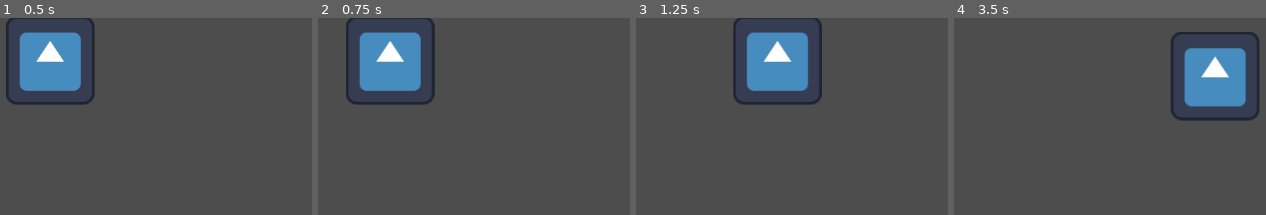
Above: before the commit, frames 1-4 (left to right).
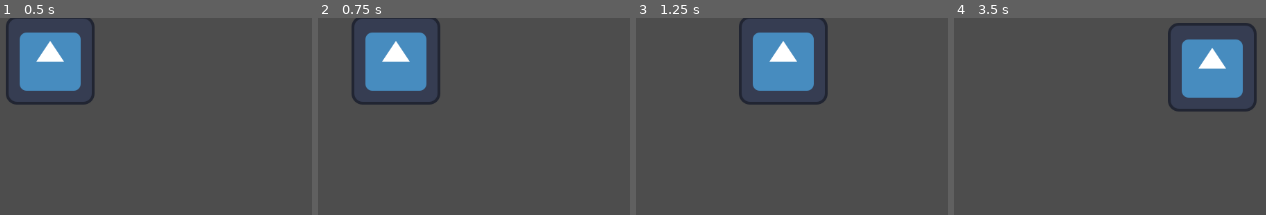
Above: after the commit, the same moments.

Repository: Sumidori-Creations/GameJamPlus_25-26
Game: Godot game, scene res://Escenas/movimiento.tscn
Same seed, same stepped clock (60 frames per second), same inputs: the game is played once before the commit and once after it. The project has no main scene, so this scene is started directly. The engine's default icon, where the game draws it, is replaced by a stand-in: a white triangle on a blue panel in a dark square.
Inputs:
- Up to frame 1 (0.5 s): no input
- Up to frame 2 (0.75 s): tap Enter at 0.5 s; hold D (movimiento derecho) from 0.53 s (still down)
- Up to frame 3 (1.25 s): keep holding D (movimiento derecho)
- Up to frame 4 (3.5 s): release D (movimiento derecho) at 1.28 s; hold S (movimiento abajo) 1.28-2.03 s; hold D (movimiento derecho) 2.03-2.78 s; hold W (movimiento arriba) from 2.78 s (still down)

Frame 1 is identical in both runs. In frame 2, 3.4% of the frame differs, in the area x 8-40%, y 0-45%; in frame 3, 3.2%; in frame 4, 5.7%, in the area x 68-98%, y 2-53%.

Commit message:
Update movimiento.gd
movimiento diagonal eliminado

Diff:
--- a/Scripts/movimiento.gd
+++ b/Scripts/movimiento.gd
@@ -1,11 +1,8 @@
-
 extends CharacterBody2D
 
 # Variables de configuración del movimiento
 @export var velocidad_movimiento : float = 200.0
 @export var velocidad_correr : float = 350.0
-@export var aceleracion : float = 10.0
-@export var friccion : float = 10.0
 
 # Variables para animaciones (opcional)
 @onready var animation_player = $AnimationPlayer  # Si tienes animaciones
@@ -23,23 +20,30 @@
 	# Obtener input del jugador
 	var direccion_input = Vector2.ZERO
 
-	# Capturar las teclas de movimiento
-	direccion_input.x = Input.get_axis("movimiento izquierda", "movimiento derecho")
-	direccion_input.y = Input.get_axis("movimiento arriba", "movimiento abajo")
+	# Capturar las teclas de movimiento (4 direcciones, sin diagonal)
+	var input_derecha = Input.is_action_pressed("movimiento derecho")
+	var input_izquierda = Input.is_action_pressed("movimiento izquierda")
+	var input_abajo = Input.is_action_pressed("movimiento abajo")
+	var input_arriba = Input.is_action_pressed("movimiento arriba")
 
-	# Normalizar el vector para movimiento diagonal consistente
-	if direccion_input.length() > 0:
-		direccion_input = direccion_input.normalized()
-		ultima_direccion = direccion_input
+	# Prioridad: Horizontal > Vertical (si presionas dos direcciones, solo se mueve en una)
+	if input_derecha:
+		direccion_input = Vector2.RIGHT
+	elif input_izquierda:
+		direccion_input = Vector2.LEFT
+	elif input_abajo:
+		direccion_input = Vector2.DOWN
+	elif input_arriba:
+		direccion_input = Vector2.UP
 
-	# Verificar si está corriendo (mantener Shift por ejemplo)
+	# Verificar si está corriendo
 	esta_corriendo = Input.is_action_pressed("correr")
 	var velocidad_actual = velocidad_correr if esta_corriendo else velocidad_movimiento
 
-	# Aplicar movimiento con suavizado
+	# Aplicar movimiento con velocidad constante
 	if direccion_input != Vector2.ZERO:
-		# Acelerar
-		velocity = velocity.move_toward(direccion_input * velocidad_actual, aceleracion * velocidad_actual * delta)
+		velocity = direccion_input * velocidad_actual
+		ultima_direccion = direccion_input
 
 		# Actualizar animaciones según la dirección
 		actualizar_animaciones(direccion_input, true)
@@ -47,10 +51,9 @@
 		# Voltear sprite horizontalmente si es necesario
 		if direccion_input.x != 0:
 			sprite.flip_h = direccion_input.x < 0
-
 	else:
-		# Aplicar fricción cuando no hay input
-		velocity = velocity.move_toward(Vector2.ZERO, friccion * velocidad_actual * delta)
+		# Detener movimiento cuando no hay input
+		velocity = Vector2.ZERO
 
 		# Actualizar a animación idle
 		actualizar_animaciones(ultima_direccion, false)
@@ -60,7 +63,6 @@
 
 func actualizar_animaciones(direccion: Vector2, esta_caminando: bool):
 	# Esta función maneja las animaciones según la dirección y estado
-	# Puedes personalizar según tus nombres de animación
 
 	if not animation_player:
 		return
@@ -69,24 +71,22 @@
 
 	if esta_caminando:
 		# Animaciones de caminar
-		if abs(direccion.x) > abs(direccion.y):
-			# Movimiento horizontal predominante
+		if direccion.x > 0:
 			nombre_animacion = "correr_lado" if esta_corriendo else "caminar_lado"
-		else:
-			# Movimiento vertical predominante
-			if direccion.y < 0:
-				nombre_animacion = "correr_arriba" if esta_corriendo else "caminar_arriba"
-			else:
-				nombre_animacion = "correr_abajo" if esta_corriendo else "caminar_abajo"
+		elif direccion.x < 0:
+			nombre_animacion = "correr_lado" if esta_corriendo else "caminar_lado"
+		elif direccion.y < 0:
+			nombre_animacion = "correr_arriba" if esta_corriendo else "caminar_arriba"
+		elif direccion.y > 0:
+			nombre_animacion = "correr_abajo" if esta_corriendo else "caminar_abajo"
 	else:
 		# Animaciones idle
-		if abs(ultima_direccion.x) > abs(ultima_direccion.y):
+		if abs(ultima_direccion.x) > 0:
 			nombre_animacion = "idle_lado"
+		elif ultima_direccion.y < 0:
+			nombre_animacion = "idle_arriba"
 		else:
-			if ultima_direccion.y < 0:
-				nombre_animacion = "idle_arriba"
-			else:
-				nombre_animacion = "idle_abajo"
+			nombre_animacion = "idle_abajo"
 
 	# Reproducir la animación si existe
 	if animation_player.has_animation(nombre_animacion):
@@ -100,7 +100,6 @@
 
 func verificar_interaccion():
 	# Aquí puedes agregar un RayCast2D o Area2D para detectar interacciones
-	# Por ejemplo, hablar con NPCs, abrir puertas, etc.
 
 	# Ejemplo básico con RayCast2D
 	var raycast = $RayCast2D if has_node("RayCast2D") else null
@@ -117,7 +116,6 @@
 # Función opcional para movimiento basado en tiles (estilo Pokémon clásico)
 func movimiento_por_tiles(tile_size: int = 32):
 	# Esta es una alternativa para movimiento por cuadrícula
-	# Como en los juegos de Pokémon clásicos
 
 	var direccion = Vector2.ZERO
 
@@ -134,9 +132,6 @@
 		# Mover exactamente un tile
 		var nueva_posicion = position + direccion * tile_size
 
-		# Aquí podrías agregar verificación de colisiones antes de mover
-		# Por ejemplo, usando un RayCast2D o verificando el TileMap
-
 		# Crear un tween para movimiento suave entre tiles
 		var tween = get_tree().create_tween()
 		tween.tween_property(self, "position", nueva_posicion, 0.2)
